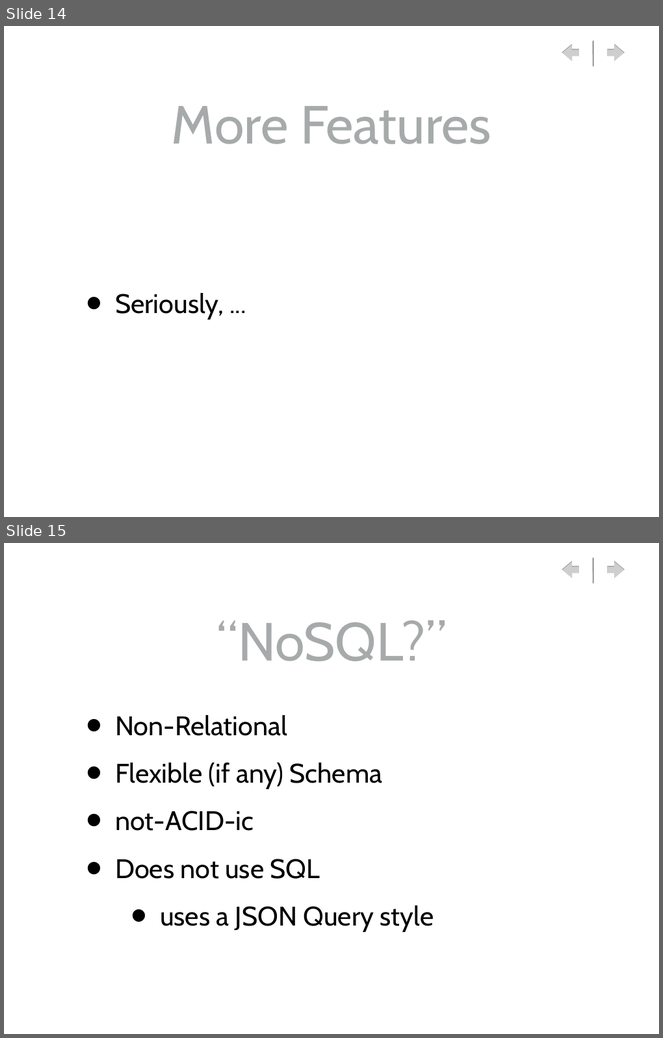
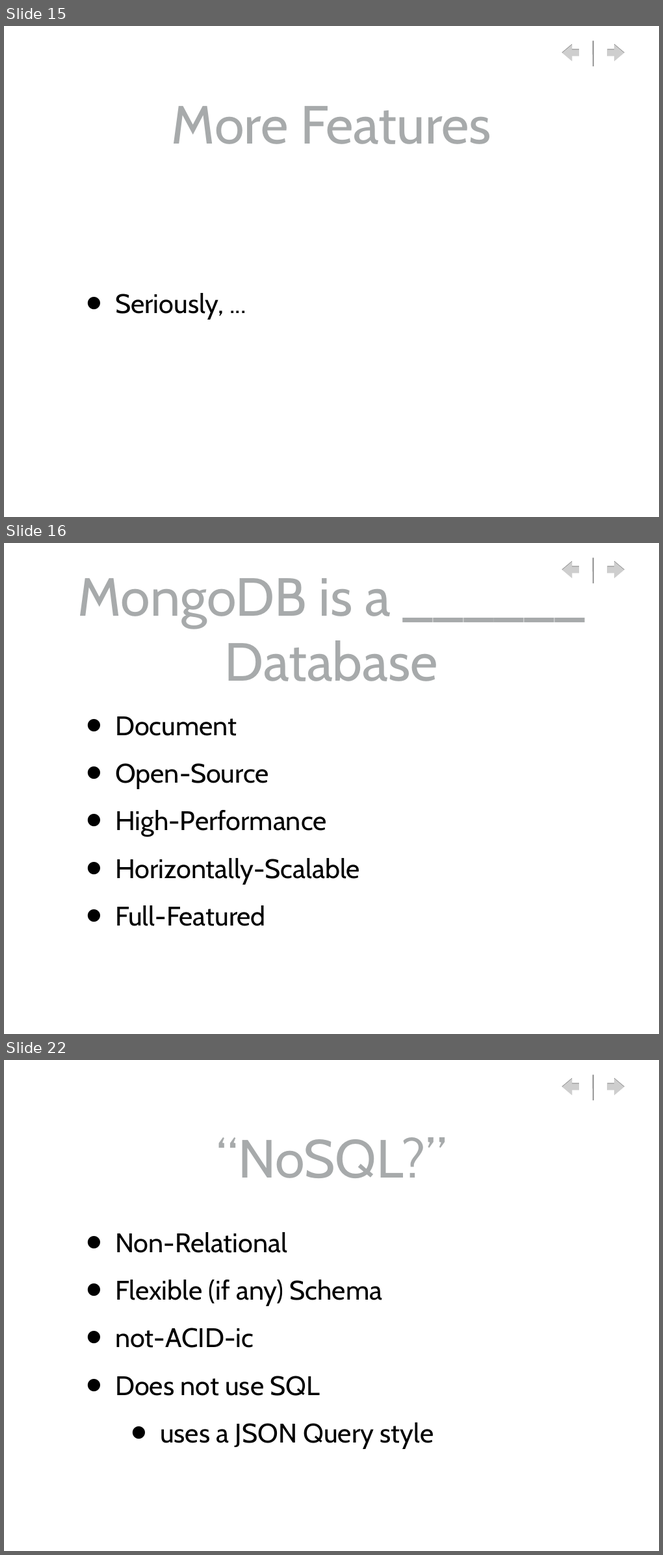
Before and after one commit to gwaldo/MongoDB_Intro, a slide deck: MongoDB_Intro.ppt. Shown one above the other, each under a label of ours: slides 14 and 15 before the commit, slides 15, 16 and 22 after it; the slides between them are not shown. The pictures are 663x1038 and 663x1555 pixels, drawn with LibreOffice and Linux fonts; fonts in the diff are those of the drawing; background and template pictures are left out. Boxes give left, top, right and bottom in pixels: in the first picture for what was removed or moved away, otherwise in the second. Text is boxed around its words. In the diff, an @@ line names an element or a change of style, - is before the commit and + after.

```diff
--- a/MongoDB_Intro.ppt
+++ b/MongoDB_Intro.ppt
@@ slide 16 added at <box>4,543,659,1034</box>, background picture (left out); not listed: 3 template elements that a slide beside it also shows @@
@@ title added at <box>78,578,438,681</box>, 84 pt, text #A7AAAB @@
+MongoDB is a ______
+Database
@@ text added at <box>115,717,360,927</box>, 42 pt, text #000000 @@
+• Document
+• Open-Source
+• High-Performance
+• Horizontally-Scalable
+• Full-Featured
@@ what was slide 14 is now slide 15 @@
@@ what was slide 15 is now slide 22 @@
```
Also in this commit, not shown: 1 slide changed, 13 other slides added, 1 slide removed, 19 other files.
